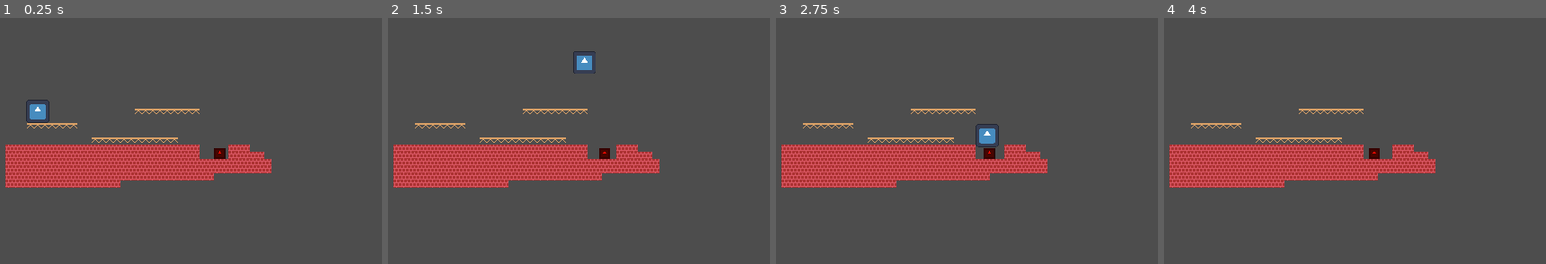
Above: before the commit, frames 1-4 (left to right).
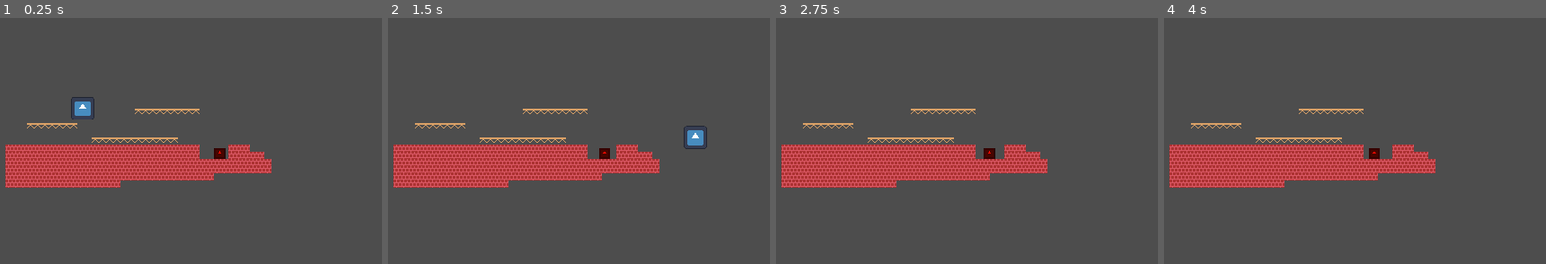
Above: after the commit, the same moments.

Repository: barndles/RolesReversedGMTK
Game: Godot game, scene res://testLevel.tscn
Two runs of this game, one before a commit and one after it. Both use one fixed random seed, a clock stepped at 60 frames per second and the inputs below. The engine's default icon, where the game draws it, is replaced by a stand-in: a white triangle on a blue panel in a dark square.
Inputs:
- Up to frame 1 (0.25 s): no input
- Up to frame 2 (1.5 s): hold Right (ui_right) from 0.53 s (still down)
- Up to frame 3 (2.75 s): release Right (ui_right) at 2.03 s; hold Left (ui_left) from 2.03 s (still down)
- Up to frame 4 (4 s): release Left (ui_left) at 2.78 s; hold Right (ui_right) from 2.78 s (still down)

The runs differ from the first frame. In frame 1, 0.6% of the frame differs, in the area x 6-25%, y 32-43%; in frame 2, 0.6%; in frame 3, 0.3%; in frame 4, nothing differs.

Commit message:
as

Diff:
--- a/player.gd
+++ b/player.gd
@@ -1,9 +1,11 @@
 extends CharacterBody2D
 
-@onready var groundRay = $RayCast2D
-const SPEED = 30.0
-const maxSpeed = 200
-const JUMP_VELOCITY = -400.0
+@onready var groundRay = $Ray_DOWN
+@onready var ray_left = $Ray_LEFT
+@onready var ray_right = $Ray_RIGHT
+const SPEED = 200.0
+var direction = 1
+const JUMP_VELOCITY = -200.0
 
 # Get the gravity from the project settings to be synced with RigidBody nodes.
 var gravity = ProjectSettings.get_setting("physics/2d/default_gravity")
@@ -14,16 +16,20 @@
 	if not is_on_floor():
 		velocity.y += gravity * delta
 
+	if velocity.x < 0:
+		ray_right.enabled = false
+		ray_left.enabled = true
+	elif velocity.x > 0:
+		ray_right.enabled = true
+		ray_left.enabled = false
+
+	velocity.x = SPEED
 	# Handle Jump.
 	if groundRay.is_colliding() == false and is_on_floor():
 		velocity.y = JUMP_VELOCITY
 
 	# Get the input direction and handle the movement/deceleration.
 	# As good practice, you should replace UI actions with custom gameplay actions.
-	var direction = Input.get_axis("ui_left", "ui_right")
-	if direction and not (velocity.x > maxSpeed or velocity.x < (maxSpeed*-1)):
-		velocity.x += direction * SPEED
-	else:
-		velocity.x = move_toward(velocity.x, 0, SPEED)
+
 
 	move_and_slide()
--- a/player.tscn
+++ b/player.tscn
@@ -17,5 +17,11 @@
 scale = Vector2(0.2, 0.2)
 texture = ExtResource("1_6jqv7")
 
-[node name="RayCast2D" type="RayCast2D" parent="."]
-target_position = Vector2(0, 20)
+[node name="Ray_DOWN" type="RayCast2D" parent="."]
+target_position = Vector2(0, 19)
+
+[node name="Ray_RIGHT" type="RayCast2D" parent="."]
+target_position = Vector2(19, 0)
+
+[node name="Ray_LEFT" type="RayCast2D" parent="."]
+target_position = Vector2(-19, 0)
